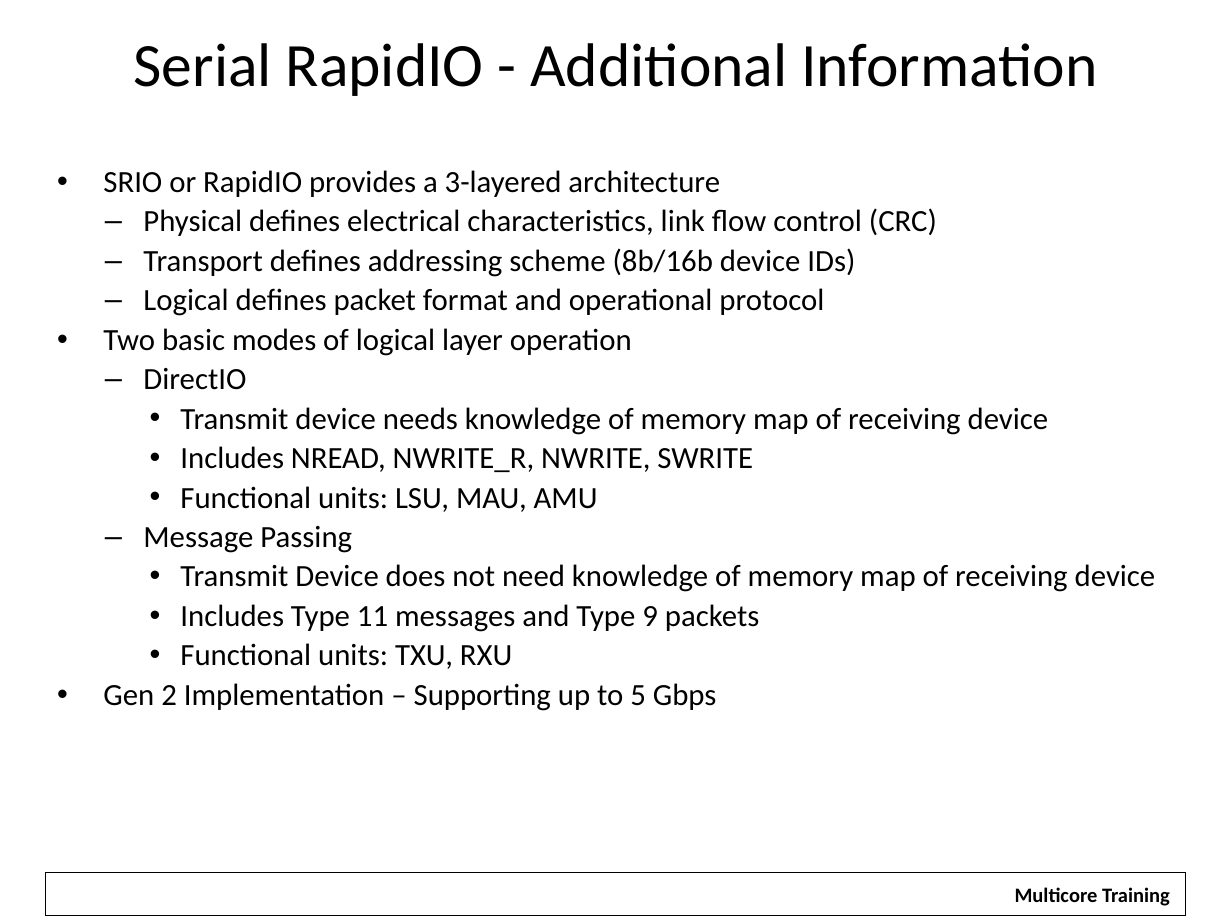
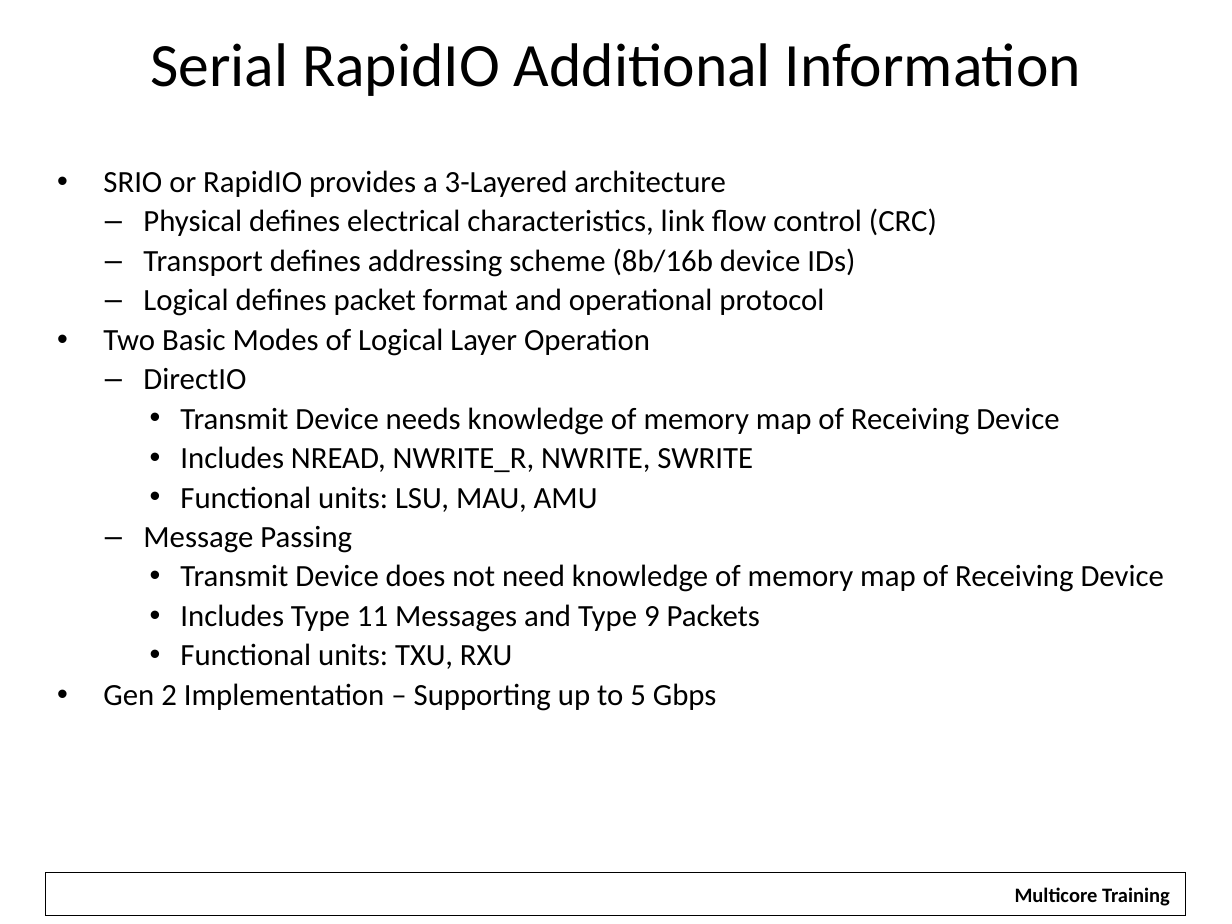
Before and after one commit to hari1989/keystone-workshop, a slide deck: slide 27 of slides/KeyStone Overview.pptx (slide 25 before the commit). Drawn at 1232x924 pixels with LibreOffice and Linux fonts; fonts in the diff are those of the drawing; background and template pictures are left out. Boxes give left, top, right and bottom in pixels: in the first picture for what was removed or moved away, otherwise in the second. Text is boxed around its words. In the diff, an @@ line names an element or a change of style, - is before the commit and + after.

```diff
--- a/slides/KeyStone Overview.pptx
+++ b/slides/KeyStone Overview.pptx
@@ title at (x1=150, y1=43, x2=1081, y2=96): text changed @@
-Serial RapidIO - Additional Information
+Serial RapidIO Additional Information
@@ text at (x1=103, y1=170, x2=726, y2=197): text changed @@
-• SRIO or RapidIO provides a 3-layered architecture
+• SRIO or RapidIO provides a 3-Layered architecture
@@ text at (x1=103, y1=328, x2=650, y2=356): text changed @@
-• Two basic modes of logical layer operation
+• Two Basic Modes of Logical Layer Operation
@@ text at (x1=180, y1=407, x2=1059, y2=435): text changed @@
-    • Transmit device needs knowledge of memory map of receiving device
+    • Transmit Device needs knowledge of memory map of Receiving Device
@@ text at (x1=180, y1=564, x2=1164, y2=632): text changed @@
-    • Transmit Device does not need knowledge of memory map of receiving device
-    • Includes Type 11 messages and Type 9 packets
+    • Transmit Device does not need knowledge of memory map of Receiving Device
+    • Includes Type 11 Messages and Type 9 Packets
```
Also in this commit, not shown: 20 other slides changed, 2 slides added, 1 slide removed, 1 other file.
